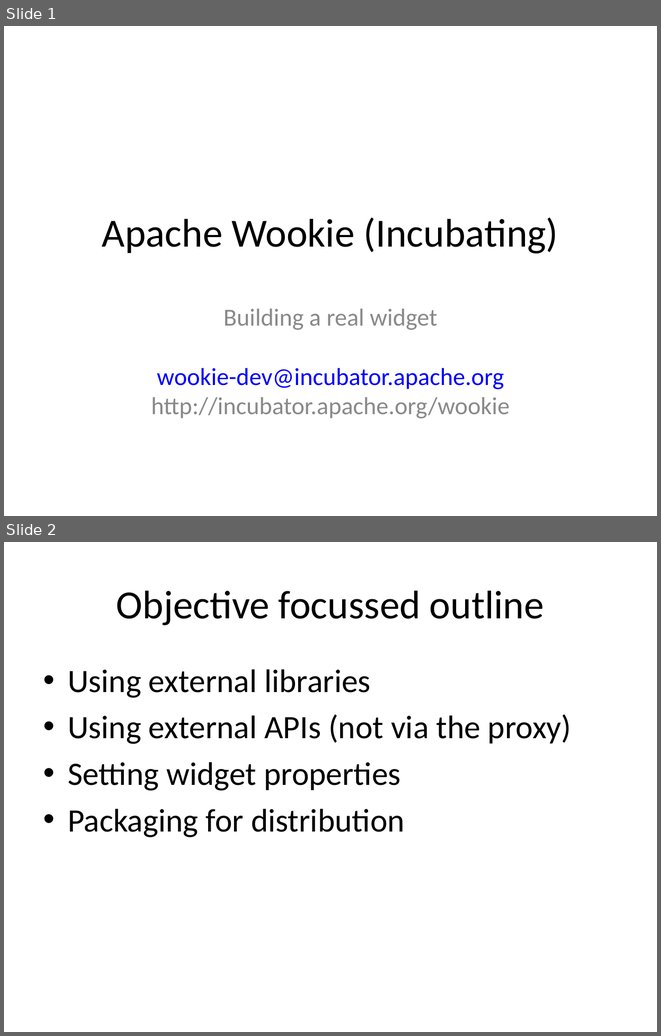
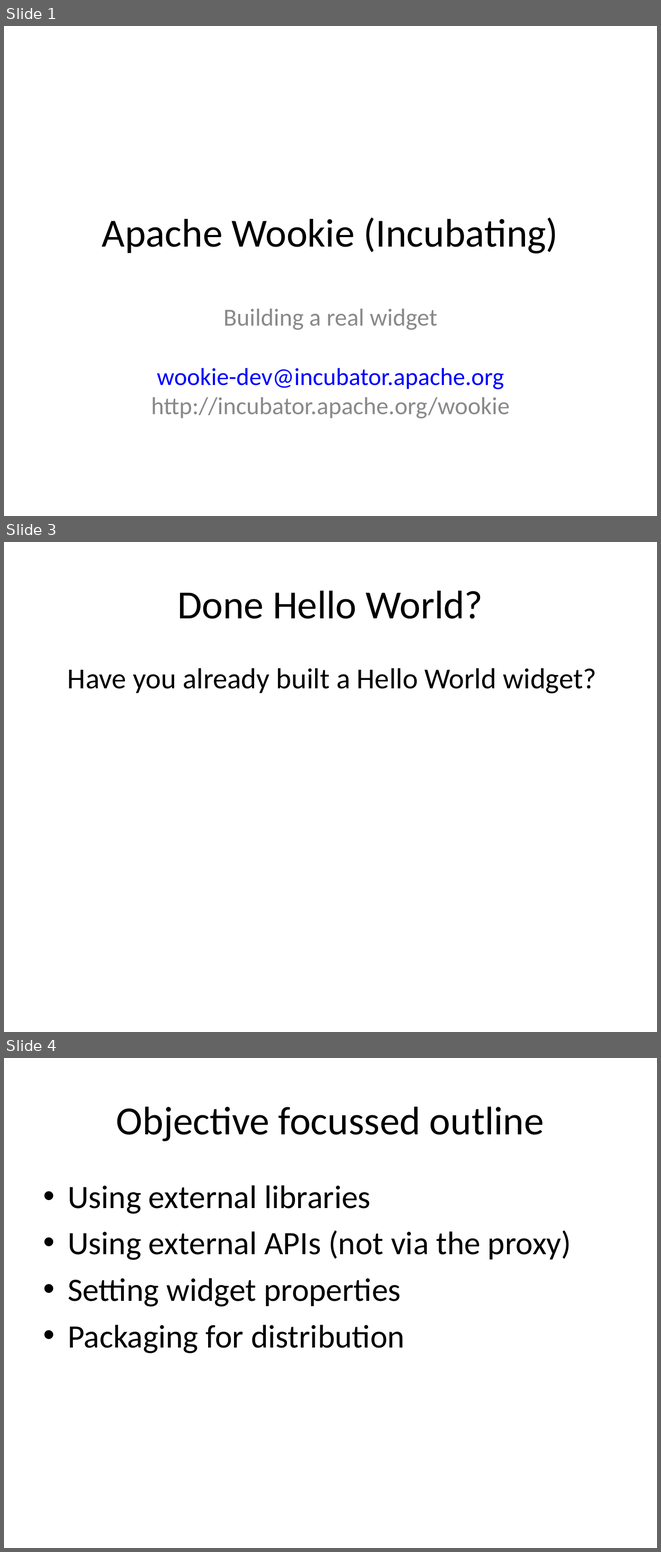
Before and after one commit to ibrahimabdelkhaleq/wooki, a slide deck: tutorials/tutorial_2_basic_interactions.odp. Shown one above the other, each under a label of ours: slides 1 and 2 before the commit, slides 1, 3 and 4 after it; the slides between them are not shown. The pictures are 661x1036 and 661x1552 pixels, drawn with LibreOffice and Linux fonts; fonts in the diff are those of the drawing. Boxes give left, top, right and bottom in pixels: in the first picture for what was removed or moved away, otherwise in the second. Text is boxed around its words. In the diff, an @@ line names an element or a change of style, - is before the commit and + after.

```diff
--- a/tutorials/tutorial_2_basic_interactions.odp
+++ b/tutorials/tutorial_2_basic_interactions.odp
@@ slide 3 added at (x1=4, y1=542, x2=657, y2=1032), background #FFFFFF @@
@@ title added at (x1=177, y1=590, x2=483, y2=619), 44 pt, text #000000 @@
+Done Hello World?
@@ text added at (x1=68, y1=668, x2=597, y2=694), 32 pt, text #000000 @@
+Have you already built a Hello World widget?
@@ what was slide 2 is now slide 4 @@
```
Also in this commit, not shown: 1 other slide added.
